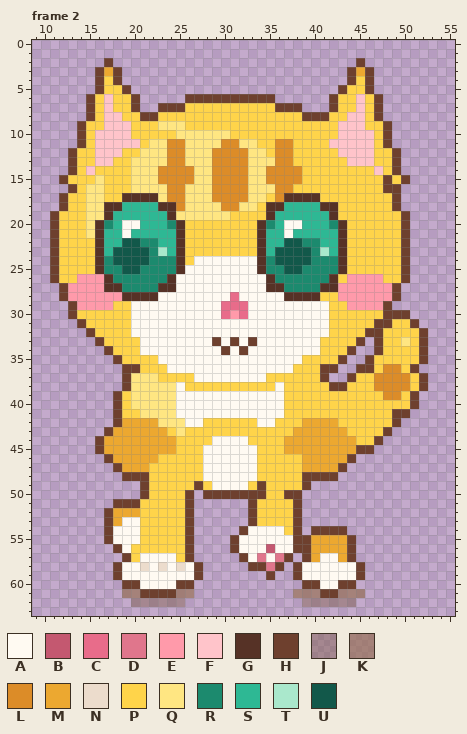
Pixel-art file -- assets/pixel/cat/walk_down.aseprite. Above, as it was before the edit.
64x64 pixels, 8 frames. Shown: frame 2: x 9..55, y 0..63. The commit also changed other frames, which this record leaves out.
Palette (. is transparent): A #fffaf2  B #c45870  C #e86c8a  D #e0768c  E #ff9aaa  F #ffc4ca  G #563226  H #6e402e  J #78563a69  K #946c4ea5  L #dc8c28  M #eca830  N #ecdccc  P #ffd44a  Q #ffe682  R #1c8a6e  S #2eb894  T #aae8cc  U #12584a
Pixels before, frame 2 (only the part around the change), first column x 9:
34 ........HPPPAAAAAAAAAHAHAAAAAAAAPPPH..HP
35 .........HPPPPAAAAAAAAAAAAAAAAPPPPH..HPP
36 ..........HHPPPAAAAAAAAAAAAAAPPPHH..HHPL
37 ..........HQQQPPPPAAAAAAAAPPPPPPH..HPPLL
38 ..........HQQQQQAPPPPPPPPPPAPPPPPHHPPPLL
39 .........HPQQQQQAAAAAAAAAAAAPPPPPPPPPPPL
40 .........HPQQQQQAAAAAAAAAAAAPPPPPPPPPPPP
41 .........HPPQQQQAAAAAAAAAAAAPPPPPPPPPPPP
42 .........HMMMMQQQAAPPPPPPAAPPPMMMMPPPPPP
43 ........HMMMMMMPQPPPPPPPPPPPPMMMMMMPPPPH
44 .......HMMMMMMMMPPPPAAAAPPPPMMMMMMMMPPH.
45 .......HMMMMMMMMPPPAAAAAAPPPMMMMMMMMHH..
46 ........HMMMMMPPPPPAAAAAAPPPPPMMMMMH....
47 .........HMMMPPPPPPAAAAAAPPPPPMMMMH.....
48 ..........HHHPPPPPPAAAAAAPPPPPHHHH......
49 ............HPPPPPHPAAAAPHPPPPH.........
50 ............HPPPPH.HHHHHHHPPHH..........
51 .........HHHPPPPPH......HPPPPH..........
52 ........HMMMPPPPPH......HPPPPH..........
53 ........HMAAPPPPPH......HPPPPH..........
54 ........HAAAPPPPPH.....HAAAAPH.HHHH.....
55 ........HAAAPPPPPH....HAAAAAAHHMMMMH....
56 .........HAPPPPPPH....HAAABAAHHMMMMH....
57 ..........HPAAAAPH.....HADADH.HMAAMH....
58 .........HAANANANAH.....HHDH.HAAAAAAH...
59 .........HAAAAAAAAH.......H..HAAAAAAH...
60 ..........HHAAAAHH............HHAAHH....
61 ..........KKHHHHKK...........KKKHHKKK...
62 ...........JJJJJJ.............JJJJJJ....
63 ........................................
After the commit:
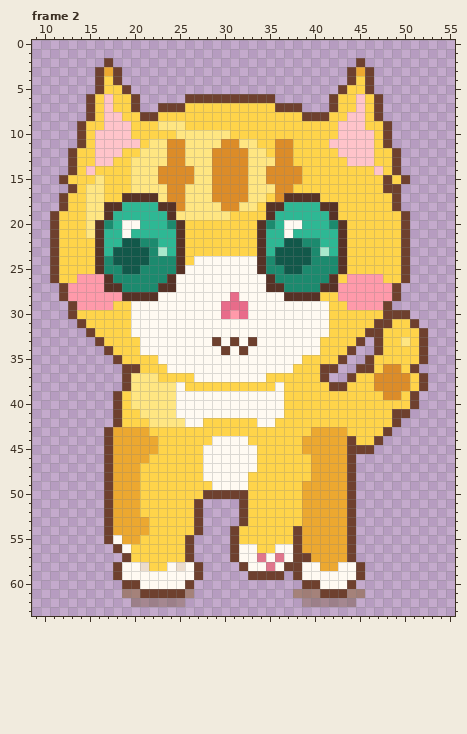
Difference:
Frame 2, layer "pixel":
y 42: x 19..22 MMMM -> PPPQ; x 39..42 MMMM -> PPPP
y 43: x 22..23 MM -> PP; x 25 Q -> P; x 38..39 MM -> PP
y 44..45: x 16..17 HM -> .H; x 23..24 MM -> PP; x 37..38 MM -> PP; x 44 M -> H
y 46: x 22 M -> P; x 39 M -> P
y 47: x 17..18 .H -> HM; x 21 M -> P; x 39 M -> P; x 43..44 H. -> MH
y 48: x 17..21 ..HHH -> HMMMP; x 33 A -> P; x 39..44 HHHH.. -> PMMMMH
y 49: x 17..21 ....H -> HMMMP; x 27 H -> P; x 34 H -> P; x 39..44 H..... -> MMMMMH
y 50: x 17..21 ....H -> HMMMP; x 26..27 H. -> PP; x 33..34 HH -> PP; x 37..44 HH...... -> PPMMMMMH
y 51: x 17..20 .HHH -> HMMM; x 26..27 H. -> PH; x 32..33 .H -> HP; x 38..44 H...... -> PMMMMMH
y 52: x 26..27 H. -> PH; x 32..33 .H -> HP; x 38..44 H...... -> PMMMMMH
y 53: x 19..21 AAP -> MMM; x 26..27 H. -> PH; x 32..33 .H -> HP; x 38..44 H...... -> PMMMMMH
y 54: x 18..21 AAAP -> MMMM; x 26..27 H. -> PH; x 31..36 .HAAAA -> HPPPPP; x 39..44 .HHHH. -> MMMMMH
y 55: x 19..20 AA -> MM; x 32..37 AAAAAA -> PPPPPP; x 39 H -> M
y 56: x 34..35 AB -> PP; x 39 H -> M
y 57: x 21..24 AAAA -> PPPP; x 31..32 .H -> HA; x 37..38 H. -> AH; x 41..42 AA -> MM
y 58: x 22..23 AN -> PP; x 32..34 .HH -> HAA; x 36..37 H. -> AH; x 41..42 AA -> MM
y 59: x 33..34 .. -> HH; x 36 . -> H
y 60: x 25 H -> A; x 43 H -> A
y 61: x 25 K -> H; x 43 K -> H
Changed places in both pictures, as pixel boxes (x1, y1, x2, y2):
changed: (95, 418, 356, 598)
